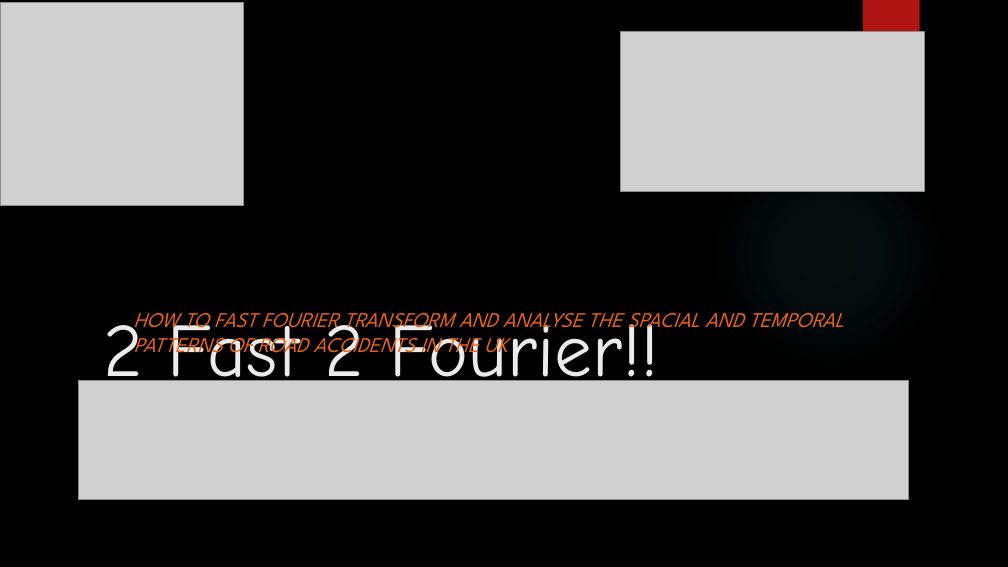
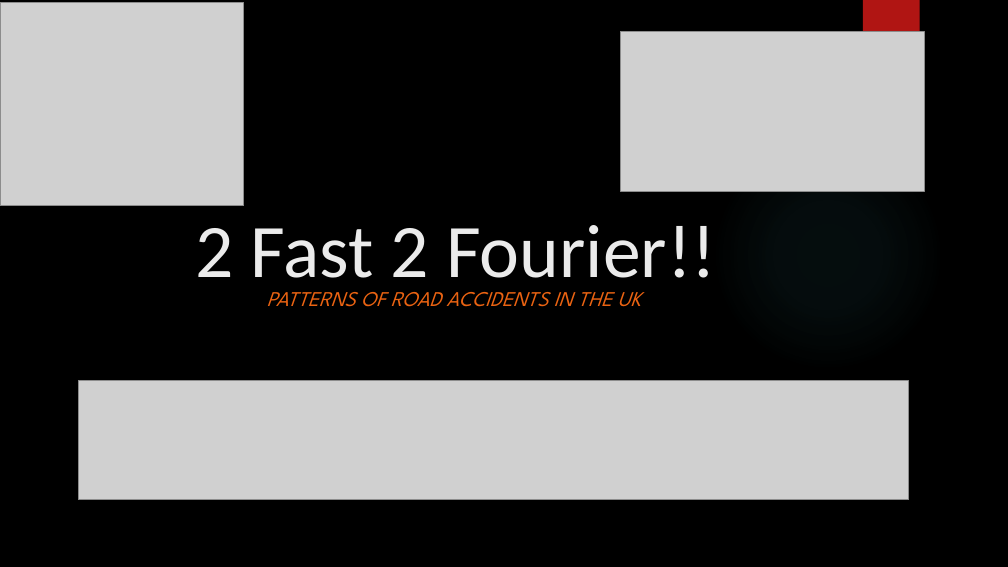
Before and after one commit to PAWhalley/ai-hack18, a slide deck: slide 1 of Presentation_Finale.pptx. Drawn at 1008x567 pixels with LibreOffice and Linux fonts; fonts in the diff are those of the drawing; grey boxes stand for pictures; background and template pictures are left out. Boxes give left, top, right and bottom in pixels: in the first picture for what was removed or moved away, otherwise in the second. Text is boxed around its words. In the diff, an @@ line names an element or a change of style, - is before the commit and + after.

```diff
--- a/Presentation_Finale.pptx
+++ b/Presentation_Finale.pptx
@@ title "2 Fast 2 Fourier!!": place and size @@
-title "2 Fast 2 Fourier!!" at box(103, 313, 659, 399)
+title "2 Fast 2 Fourier!!" at box(196, 225, 716, 294)
@@ title "2 Fast 2 Fourier!!" at box(196, 225, 716, 294): font Comic Neue to Calibri @@
@@ subtitle at box(267, 292, 640, 307): text changed @@
-HOW TO FAST FOURIER TRANSFORM AND ANALYSE THE SPACIAL AND TEMPORAL PATTERNS OF ROAD ACCIDENTS IN THE UK
+PATTERNS OF ROAD ACCIDENTS IN THE UK
```
Also in this commit, not shown: 2 other slides changed, 3 slides added, 2 slides removed.
